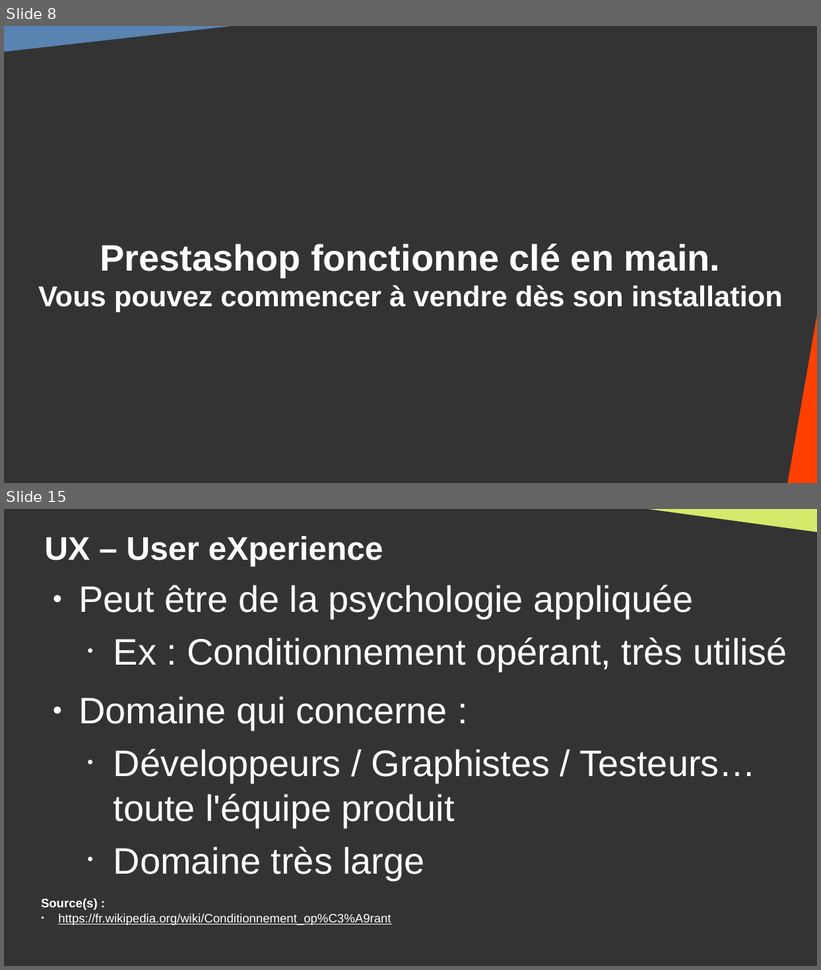
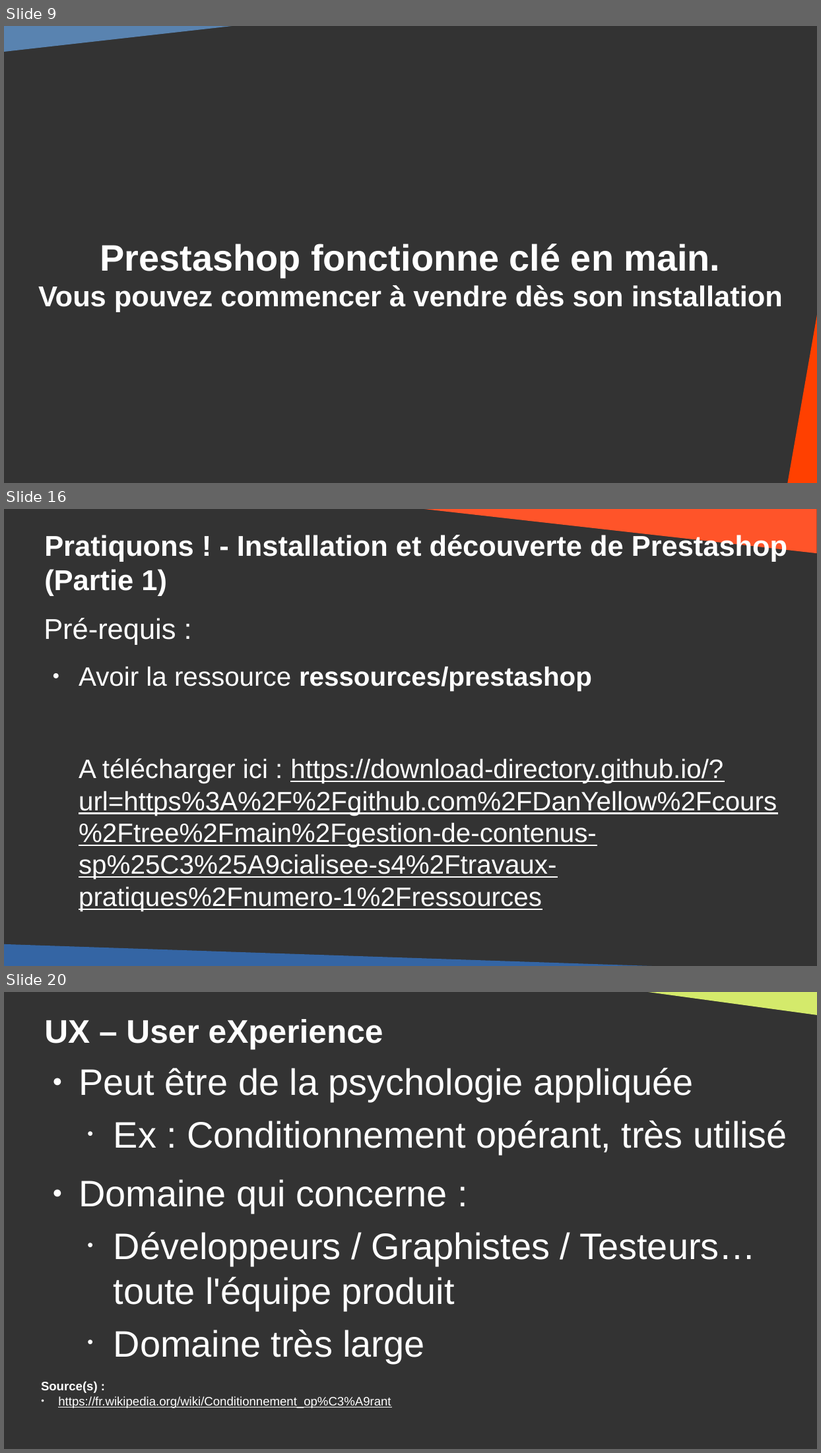
Before and after one commit to DanYellow/cours, a slide deck: gestion-de-contenus-spécialisee-s4/travaux-pratiques/numero-1/presentation.odp. Shown one above the other, each under a label of ours: slides 8 and 15 before the commit, slides 9, 16 and 20 after it; the slides between them are not shown. The pictures are 821x970 and 821x1453 pixels, drawn with LibreOffice and Linux fonts; fonts in the diff are those of the drawing. Boxes give left, top, right and bottom in pixels: in the first picture for what was removed or moved away, otherwise in the second. Text is boxed around its words. In the diff, an @@ line names an element or a change of style, - is before the commit and + after.

Commit message:
Add prestashop course

```diff
--- a/gestion-de-contenus-spécialisee-s4/travaux-pratiques/numero-1/presentation.odp
+++ b/gestion-de-contenus-spécialisee-s4/travaux-pratiques/numero-1/presentation.odp
@@ slide 16 added at (4,509,817,966), background #333333 @@
@@ right triangle added at (395,509,817,554), fill #FF5429 @@
@@ title added at (44,533,787,596), 28 pt, text #FFFFFF, bold @@
+Pratiquons ! - Installation et découverte de Prestashop
+(Partie 1)
@@ text added at (44,618,777,912), 26 pt, text #FFFFFF, underline @@
+Pré-requis :
+● Avoir la ressource ressources/prestashop
+A télécharger ici : https://download-directory.github.io/?url=https%3A%2F%2Fgithub.com%2FDanYellow%2Fcours%2Ftree%2Fmain%2Fgestion-de-contenus-sp%25C3%25A9cialisee-s4%2Ftravaux-pratiques%2Fnumero-1%2Fressources
@@ right triangle added at (4,945,764,966), fill #3465A4 @@
@@ what was slide 8 is now slide 9 @@
@@ what was slide 15 is now slide 20 @@
```
Also in this commit, not shown: 6 slides changed, 5 other slides added, 1 slide removed, 7 other files.
